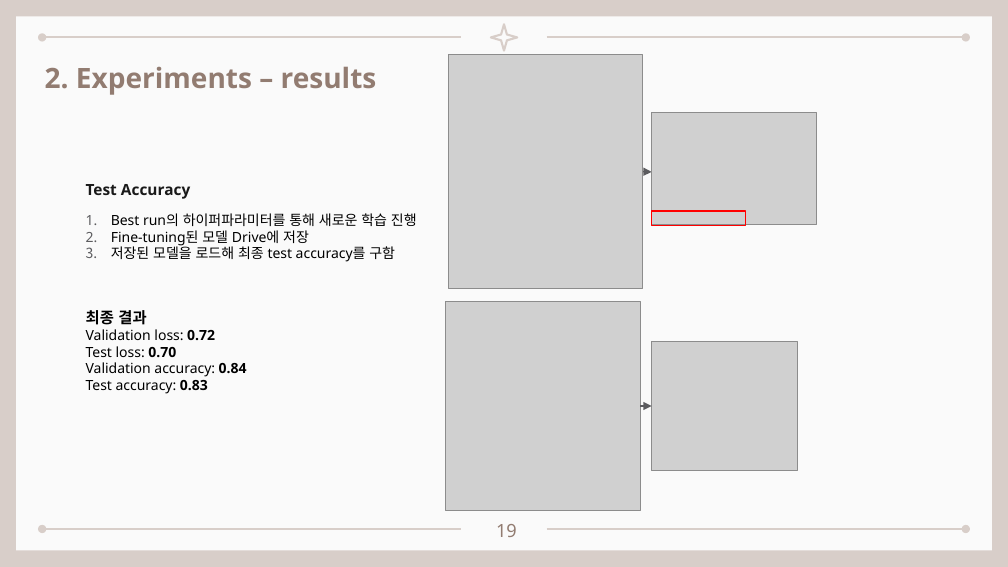
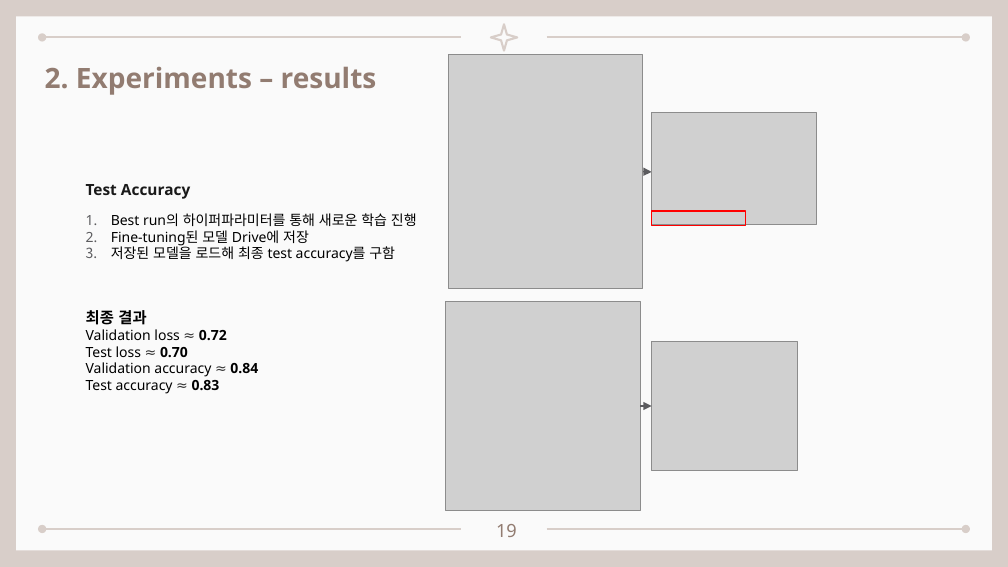
Before and after one commit to seungdeng/DELab, a slide deck: slide 19 of PPT/(이승건)250304_BERT멘토링리뷰.pptx. Drawn at 1008x567 pixels with LibreOffice and Linux fonts; fonts in the diff are those of the drawing; grey boxes stand for pictures. Boxes give left, top, right and bottom in pixels: in the first picture for what was removed or moved away, otherwise in the second. Text is boxed around its words. In the diff, an @@ line names an element or a change of style, - is before the commit and + after.

```diff
--- a/PPT/(이승건)250304_BERT멘토링리뷰.pptx
+++ b/PPT/(이승건)250304_BERT멘토링리뷰.pptx
@@ text at box(86, 329, 258, 394): text changed @@
-Validation loss: 0.72
-Test loss: 0.70
-Validation accuracy: 0.84
-Test accuracy: 0.83
+Validation loss ≈ 0.72
+Test loss ≈ 0.70
+Validation accuracy ≈ 0.84
+Test accuracy ≈ 0.83
```
Also in this commit, not shown: 11 other slides changed, 1 slide added, 2 slides removed, 1 other file.
